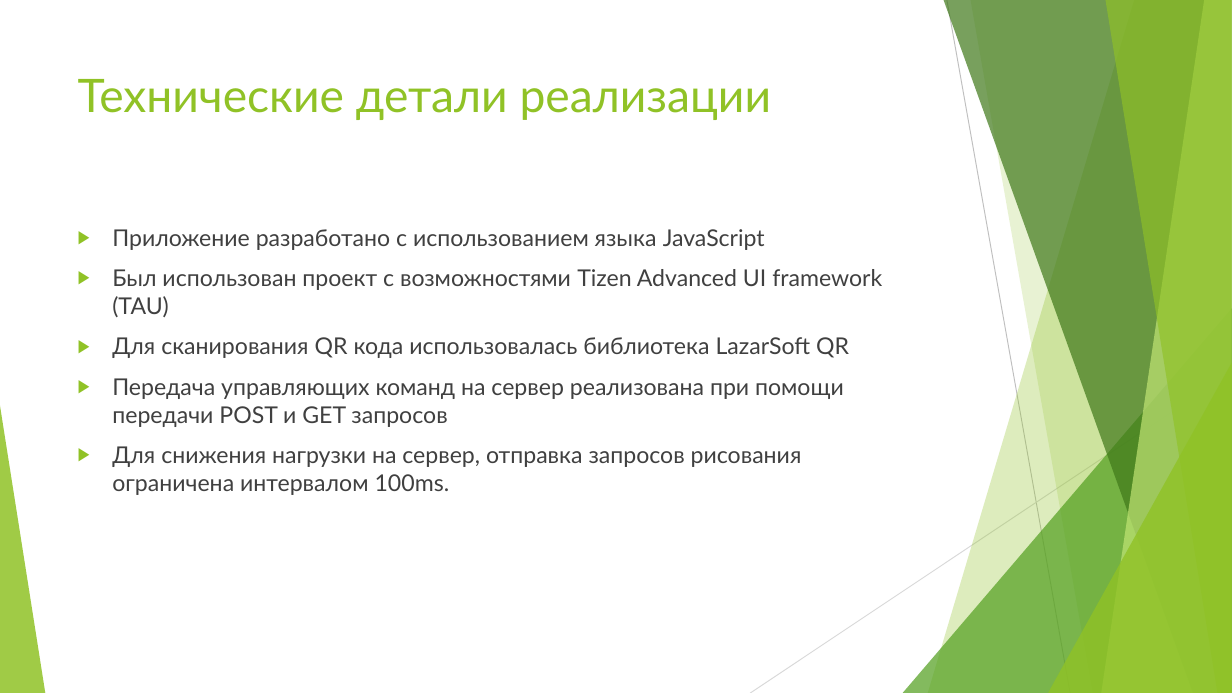
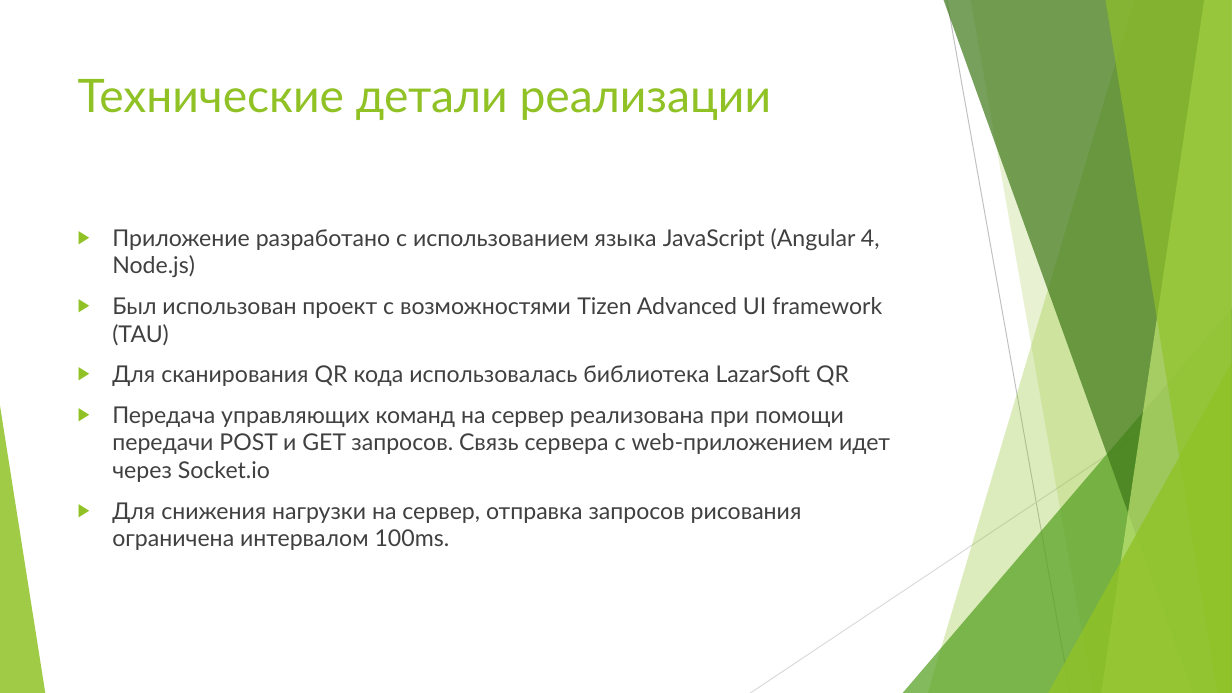
Before and after one commit to Banteu/TizenCoursework, a slide deck: slide 4 of Проект Tizen.pptx. Drawn at 1232x693 pixels with LibreOffice and Linux fonts; fonts in the diff are those of the drawing. Boxes give left, top, right and bottom in pixels: in the first picture for what was removed or moved away, otherwise in the second. Text is boxed around its words. In the diff, an @@ line names an element or a change of style, - is before the commit and + after.

```diff
--- a/Проект Tizen.pptx
+++ b/Проект Tizen.pptx
@@ text at [112, 228, 880, 277]: text changed @@
-▶ Приложение разработано с использованием языка JavaScript
+▶ Приложение разработано с использованием языка JavaScript (Angular 4, Node.js)
@@ text at [112, 406, 890, 482]: text changed @@
-▶ Передача управляющих команд на сервер реализована при помощи передачи POST и GET запросов
+▶ Передача управляющих команд на сервер реализована при помощи передачи POST и GET запросов. Связь сервера с web-приложением идет через Socket.io
```
